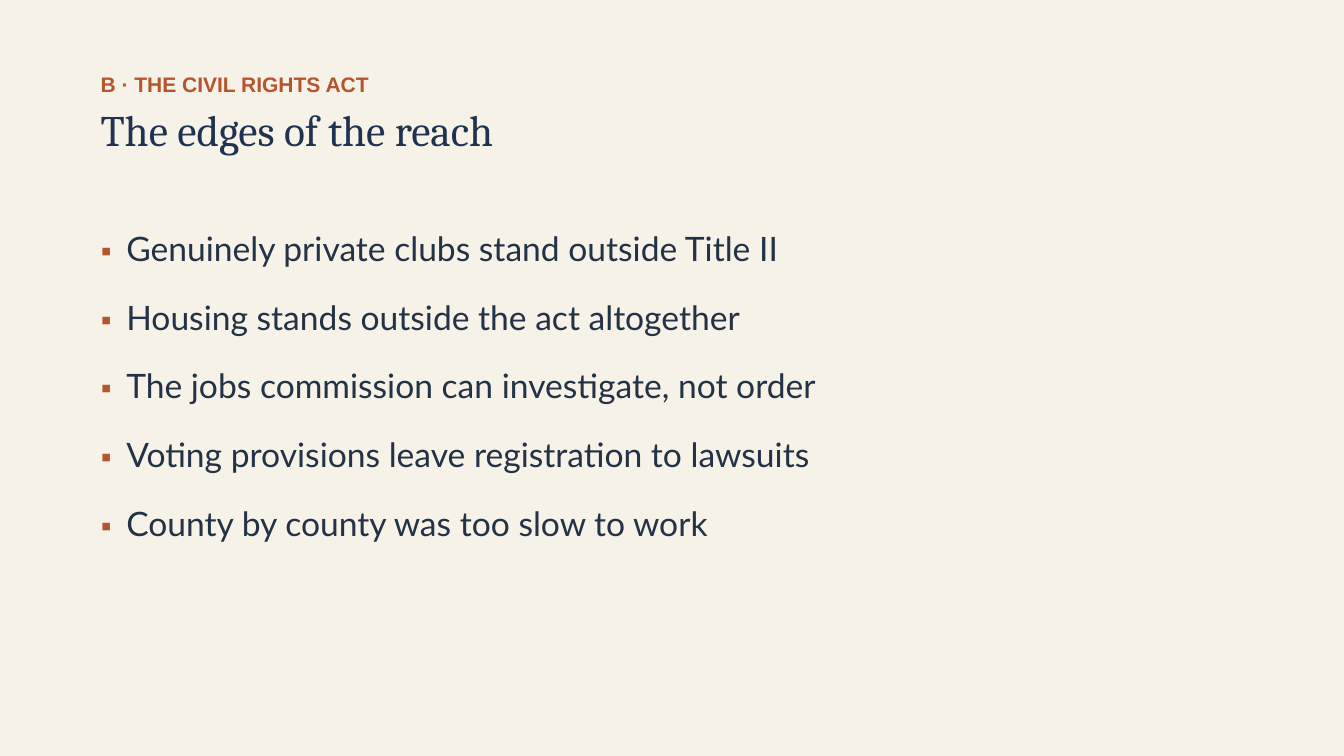
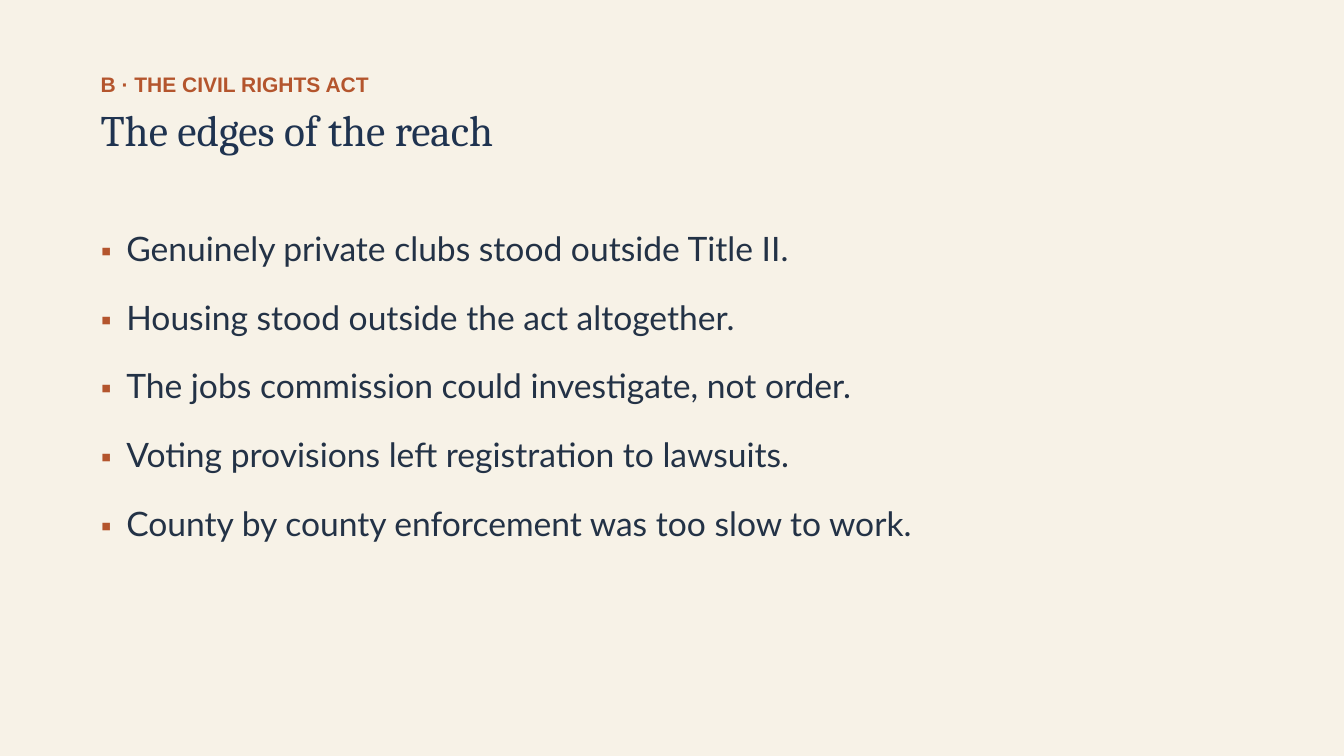
Before and after one commit to ab17gthb/humanities-curriculum-group, a slide deck: slide 9 of civil-rights/lesson-06/lesson-06-slides.pptx. Drawn at 1344x756 pixels with LibreOffice and Linux fonts; fonts in the diff are those of the drawing. Boxes give left, top, right and bottom in pixels: in the first picture for what was removed or moved away, otherwise in the second. Text is boxed around its words. In the diff, an @@ line names an element or a change of style, - is before the commit and + after.

```diff
--- a/civil-rights/lesson-06/lesson-06-slides.pptx
+++ b/civil-rights/lesson-06/lesson-06-slides.pptx
@@ text at bbox=[126, 236, 911, 542]: text changed @@
-▪ Genuinely private clubs stand outside Title II
-▪ Housing stands outside the act altogether
-▪ The jobs commission can investigate, not order
-▪ Voting provisions leave registration to lawsuits
-▪ County by county was too slow to work
+▪ Genuinely private clubs stood outside Title II.
+▪ Housing stood outside the act altogether.
+▪ The jobs commission could investigate, not order.
+▪ Voting provisions left registration to lawsuits.
+▪ County by county enforcement was too slow to work.
```
Also in this commit, not shown: 9 other slides changed, 6 other files.
